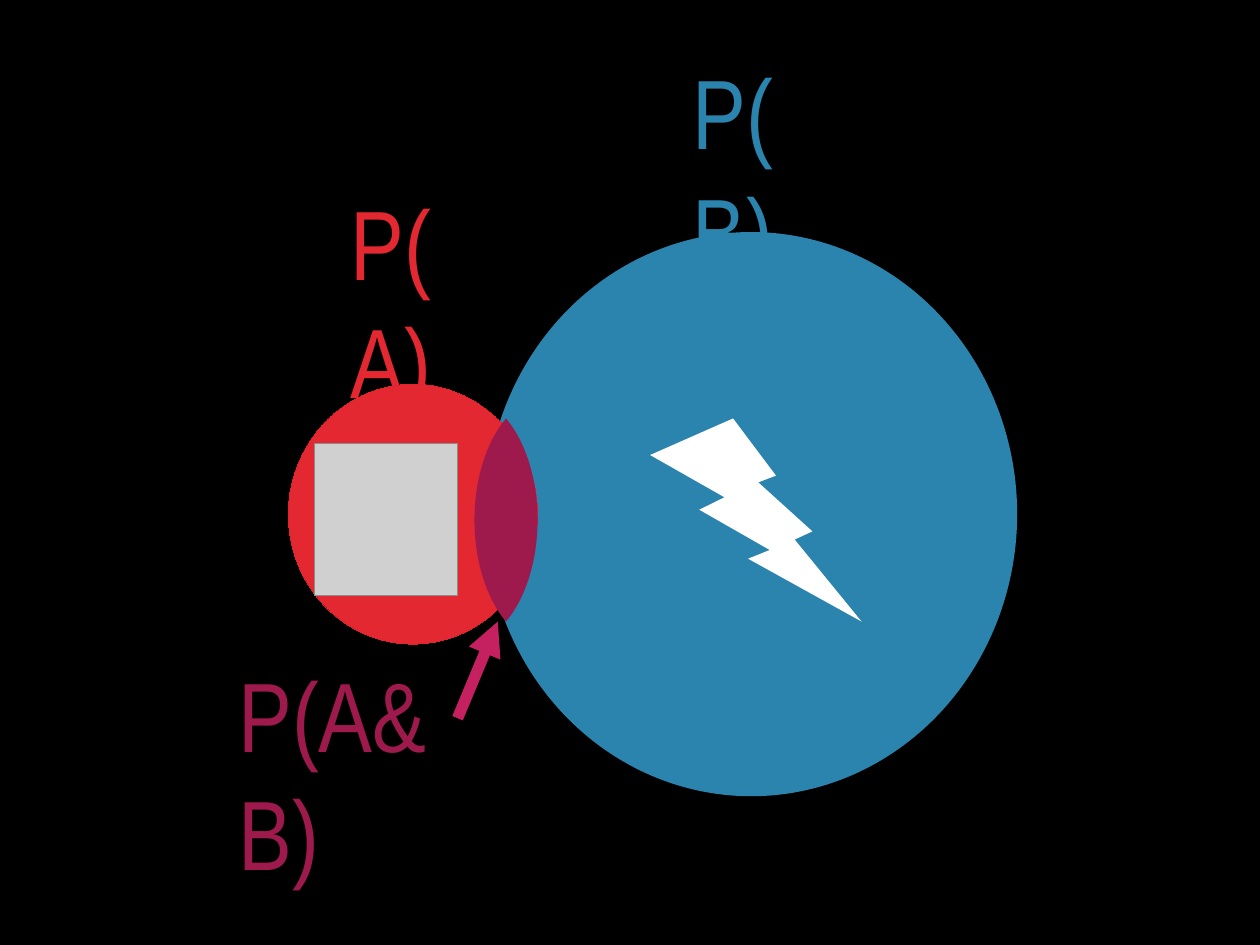
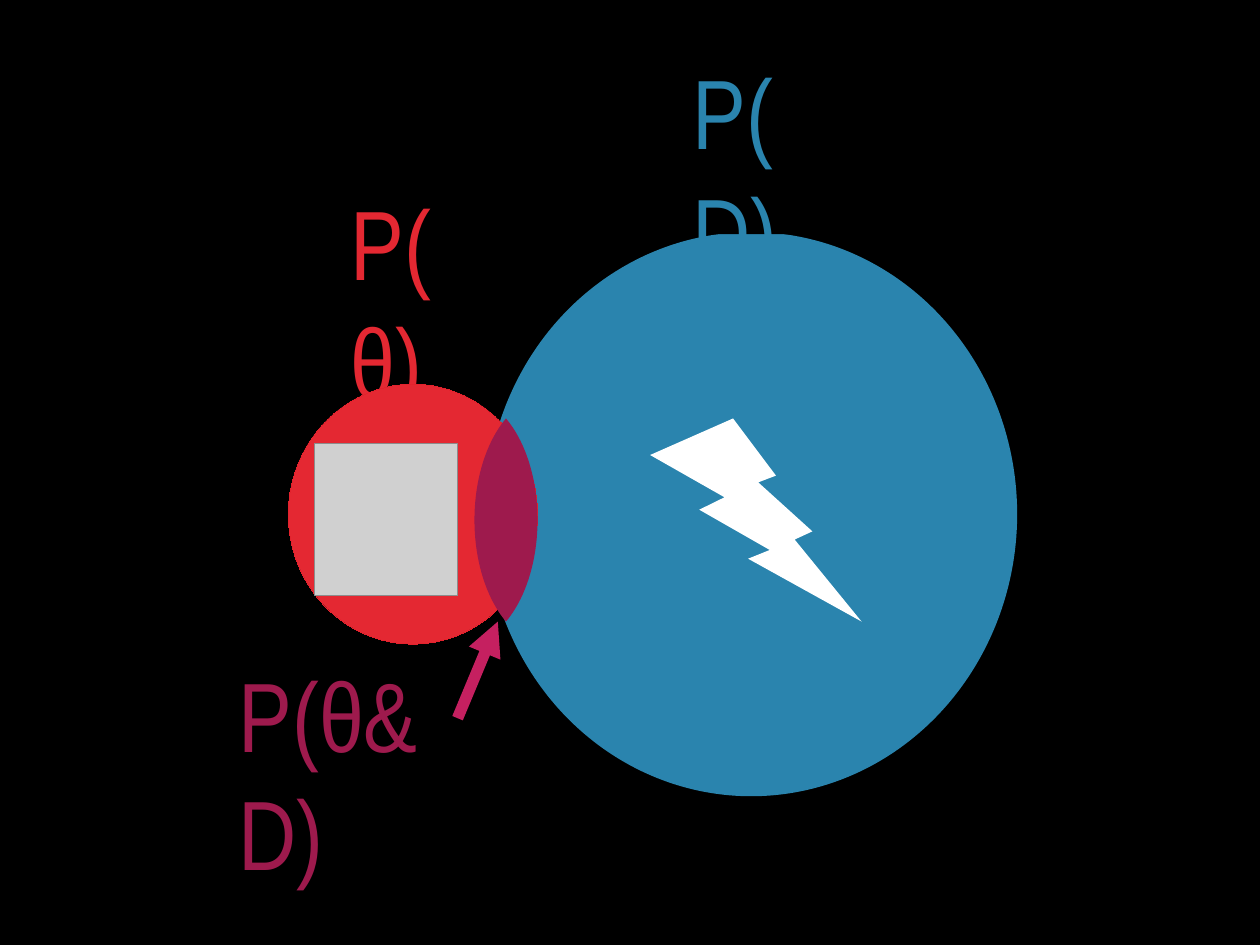
Before and after one commit to patricks1/noble-machine-learning, a slide deck: slide 11 of Session5/Session5_Slides.pptx. Drawn at 1260x945 pixels with LibreOffice and Linux fonts; fonts in the diff are those of the drawing; grey boxes stand for pictures. Boxes give left, top, right and bottom in pixels: in the first picture for what was removed or moved away, otherwise in the second. Text is boxed around its words. In the diff, an @@ line names an element or a change of style, - is before the commit and + after.

```diff
--- a/Session5/Session5_Slides.pptx
+++ b/Session5/Session5_Slides.pptx
@@ text at (692,77,777,239): text changed @@
-P(B)
+P(D)
@@ text at (350,208,431,416): text changed @@
-P(A)
+P(θ)
@@ text at (238,680,417,888): text changed @@
-P(A&B)
+P(θ&D)
```
Also in this commit, not shown: 10 other slides changed, 2 other files.
